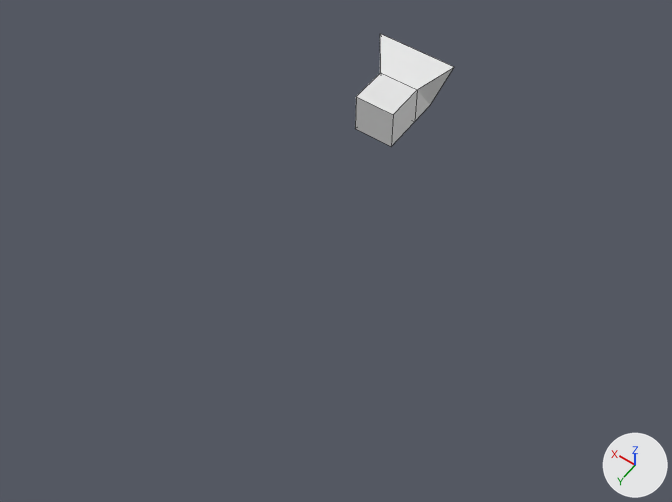
The Blender file lighthouse.blend: old version first, new version second.
Camera for both pictures: a camera (50 mm lens) standing at (-16.5, 27.0, 29.8) and looking at (-3.2, 8.4, 0.6). Arrows for +X, +Y and +Z are at lower right; the lights stay in place. Mesh edges are drawn as thin lines.
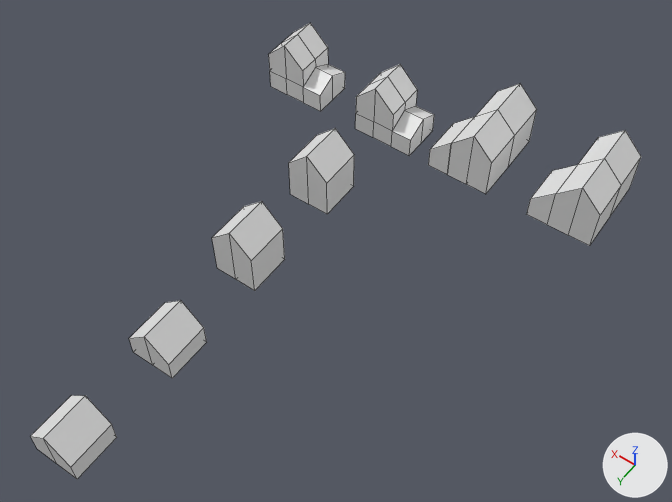
The change, as a diff of the scene's bpy script:
```diff
--- a/lighthouse.blend.py
+++ b/lighthouse.blend.py
@@ me_cube @@
 me_cube.from_pydata(...)  # 12 vertices, 10 faces; spans x -2.0..2.0, y -2.38..1.0, z -1.0..1.86
 # used by ob_cube; location = (0.0, 0.0, 0.0)
 # verts and faces of me_cube; kept vertices keep their numbers, new ones are numbered from 12
 # before: 0 (1.0, 1.0, 1.0) at pixel (356, 96), 1 (1.0, 1.0, -1.0) at pixel (355, 128), 2 (1.0, -1.0, 1.0) at pixel (380, 72), 3 (1.0, -1.0, -1.0), 4 (-1.0, 1.0, 1.0) at pixel (393, 114)
 # before: 5 (-1.0, 1.0, -1.0) at pixel (391, 146), 6 (-1.0, -1.0, 1.0) at pixel (417, 89), 7 (-1.0, -1.0, -1.0) at pixel (414, 121), 8 (-1.0, -2.38, -1.0) at pixel (430, 105), 9 (-2.0, -2.38, 1.86) at pixel (454, 67)
 # before: 10 (2.0, -2.38, 1.86) at pixel (380, 33), 11 (1.0, -2.38, -1.0)
-me_cube.materials.append(mat_material)  # white #e7e7e7
+# me_cube part 1
+delete_vertices([*range(8, 12)])  # with the faces that use them
+delete_faces([(0, 4, 6, 2), (1, 3, 7, 5), (0, 1, 5, 4)])
+verts[12] = (0.0, 1.0, -1.0)  # pixel (308, 204)
+verts[13] = (0.0, 1.0, 2.0)  # pixel (306, 156)
+verts[14] = (0.0, -1.0, -1.0)
+verts[15] = (0.0, -1.0, 2.0)  # pixel (335, 128)
+faces += [(0, 1, 12, 13), (6, 7, 14, 15), (1, 3, 14, 12), (4, 6, 15, 13), (0, 13, 15, 2), (5, 12, 14, 7)]
+faces += [(2, 15, 14, 3), (4, 13, 12, 5)]
@@ me_cube_009 @@
+me_cube_009.from_pydata(...)  # 32 vertices, 30 faces; spans x -2.0..1.0, y -1.0..1.0, z -1.0..2.0
@@ me_cube_007 @@
+me_cube_007.from_pydata(...)  # 22 vertices, 20 faces; spans x -1.0..2.0, y -3.0..1.0, z -1.0..2.0
@@ me_cube_006 @@
+me_cube_006.from_pydata(...)  # 28 vertices, 25 faces; spans x -1.0..2.0, y -3.0..1.0, z -1.0..2.0
@@ me_cube_005 @@
+me_cube_005.from_pydata([(-1.0, -1.0, -1.0), (-1.0, -1.0, 0.0), (-1.0, 1.0, -1.0), (-1.0, 1.0, 0.0), (1.0, -1.0, -1.0), (1.0, -1.0, 0.0), (1.0, 1.0, -1.0), (1.0, 1.0, 0.0), (0.0, 1.0, -1.0), (0.0, 1.0, 1.0), (0.0, -1.0, -1.0), (0.0, -1.0, 1.0)], [], [(0, 1, 3, 2), (8, 9, 7, 6), (6, 7, 5, 4), (10, 11, 1, 0), (8, 6, 4, 10), (9, 3, 1, 11), (7, 9, 11, 5), (2, 8, 10, 0), (4, 5, 11, 10), (2, 3, 9, 8)])
@@ me_cube_003 @@
+me_cube_003.from_pydata([(-1.0, -1.0, -1.0), (-1.0, -1.0, 1.0), (-1.0, 1.0, -1.0), (-1.0, 1.0, 1.0), (1.0, -1.0, -1.0), (1.0, -1.0, 1.0), (1.0, 1.0, -1.0), (1.0, 1.0, 1.0), (0.0, 1.0, -1.0), (0.0, 1.0, 2.0), (0.0, -1.0, -1.0), (0.0, -1.0, 2.0)], [], [(0, 1, 3, 2), (8, 9, 7, 6), (6, 7, 5, 4), (10, 11, 1, 0), (8, 6, 4, 10), (9, 3, 1, 11), (7, 9, 11, 5), (2, 8, 10, 0), (4, 5, 11, 10), (2, 3, 9, 8)])
@@ ob_cube @@
 ob_cube = bpy.data.objects.new('Cube', me_cube)
-ob_cube.location = (0.0, 0.0, 0.0)
+ob_cube.location = (0.0, 5.0, 0.0)
@@ ob_cube_007 @@
+ob_cube_007 = bpy.data.objects.new('Cube.007', me_cube_009)
+ob_cube_007.location = (5.0, 0.0, 0.0)
@@ ob_cube_006 @@
+ob_cube_006 = bpy.data.objects.new('Cube.006', me_cube_009.copy())
+ob_cube_006.location = (0.0, 0.0, 0.0)
@@ ob_cube_005 @@
+ob_cube_005 = bpy.data.objects.new('Cube.005', me_cube_007)
+ob_cube_005.location = (-10.0, 0.0, 0.0)
@@ ob_cube_004 @@
+ob_cube_004 = bpy.data.objects.new('Cube.004', me_cube_006)
+ob_cube_004.location = (-5.0, 0.0, 0.0)
@@ ob_cube_003 @@
+ob_cube_003 = bpy.data.objects.new('Cube.003', me_cube_005)
+ob_cube_003.location = (0.0, 20.0, 0.0)
@@ ob_cube_002 @@
+ob_cube_002 = bpy.data.objects.new('Cube.002', me_cube_005.copy())
+ob_cube_002.location = (0.0, 15.0, 0.0)
@@ ob_cube_001 @@
+ob_cube_001 = bpy.data.objects.new('Cube.001', me_cube_003)
+ob_cube_001.location = (0.0, 10.0, 0.0)
```

Boxes (x1, y1, x2, y2) around the edits, measured in the pictures (672 x 502 px):
'Cube', reshaped, moved (34% narrower, 24% shorter)
    before: (355, 34, 454, 146)
    after: (289, 129, 354, 214)
'Cube.005', added
    after: (527, 130, 641, 246)
'Cube.004', added
    after: (428, 84, 537, 194)
'Cube.006', added
    after: (355, 64, 434, 156)
'Cube.001', added
    after: (212, 201, 285, 291)
'Cube.007', added
    after: (268, 23, 345, 111)
'Cube.003', added
    after: (30, 395, 117, 479)
'Cube.002', added
    after: (129, 300, 207, 378)
